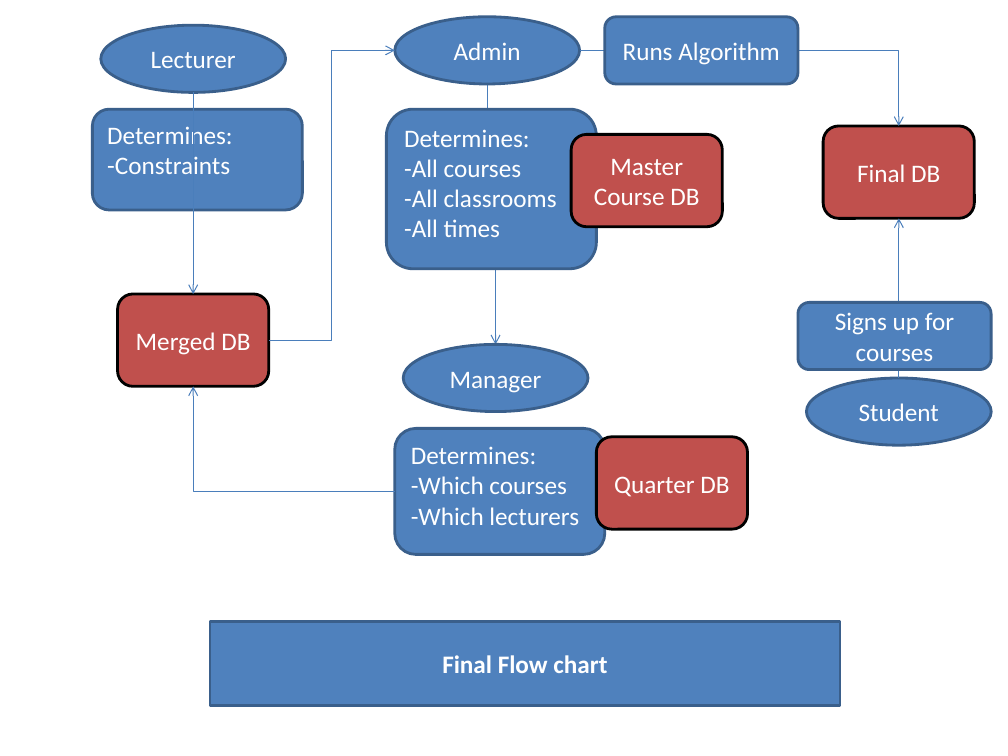
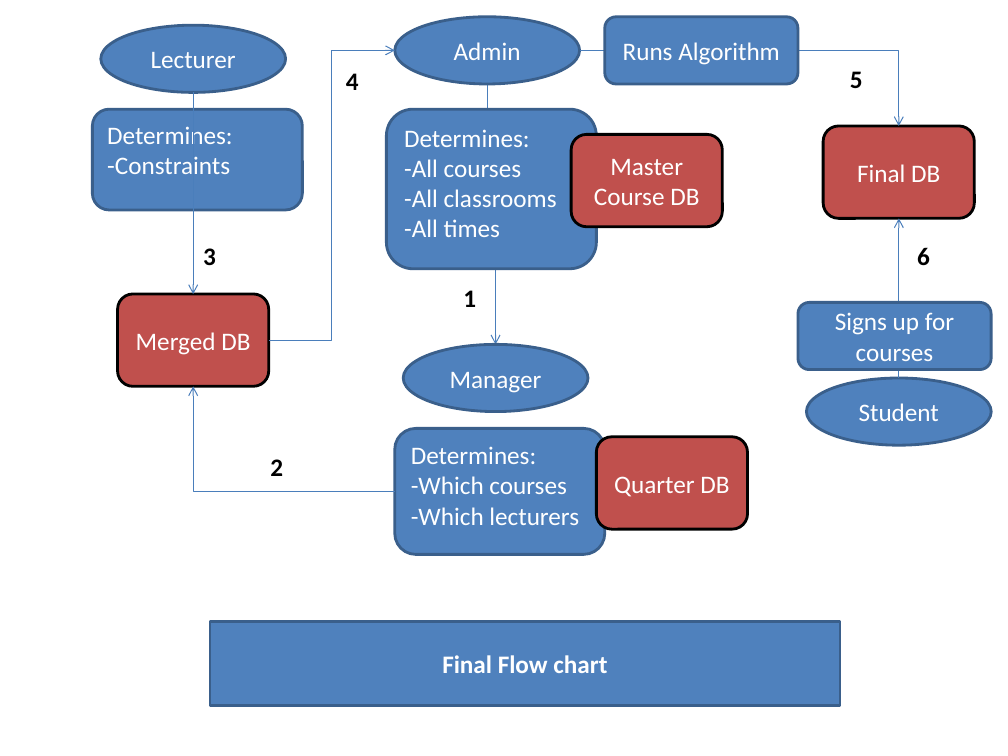
Before and after one commit to bpross/MyCourses-Scheduler, a slide deck: slide 1 of docs/Flow diagram.pptx. Drawn at 1008x756 pixels with LibreOffice and Linux fonts; fonts in the diff are those of the drawing. Boxes give left, top, right and bottom in pixels: in the first picture for what was removed or moved away, otherwise in the second. Text is boxed around its words. In the diff, an @@ line names an element or a change of style, - is before the commit and + after.

```diff
--- a/docs/Flow diagram.pptx
+++ b/docs/Flow diagram.pptx
@@ text added at (346, 73, 359, 90), 18 pt, text #000000, bold @@
+4
@@ text added at (850, 71, 863, 88), 18 pt, text #000000, bold @@
+5
@@ text added at (203, 248, 216, 265), 18 pt, text #000000, bold @@
+3
@@ text added at (917, 247, 930, 266), 18 pt, text #000000, bold @@
+6
@@ text added at (463, 290, 476, 307), 18 pt, text #000000, bold @@
+1
@@ text added at (270, 459, 283, 476), 18 pt, text #000000, bold @@
+2
```
Also in this commit, not shown: 1 other file.
